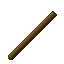
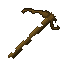
The second 64×64 image is a revision of the first. Changes to its layers:
removed group "pickaxe" (1st of 5, in "wood") (4 layers) from group "wood" over [21, 8, 60, 48]
showed "broken3" (1st of 6, in "wood"), moved it into group "wood" over [21, 8, 60, 30]
removed group "pickaxe" (2nd of 5, in "iron") (4 layers) from group "iron" over [21, 8, 60, 48]
removed group "pickaxe" (3rd of 5, in "gold") (4 layers) from group "gold" over [21, 8, 60, 48]
removed group "pickaxe" (4th of 5, in "stone") (4 layers) from group "stone" over [21, 8, 60, 48]
removed group "pickaxe" (5th of 5, in "diamond") (4 layers) from group "diamond" over [21, 8, 60, 48]
showed "broken3" (6th of 6, in "handle") over [8, 12, 56, 59]
renamed "Layer 1" to "broken0", hid it over [8, 11, 57, 60]
